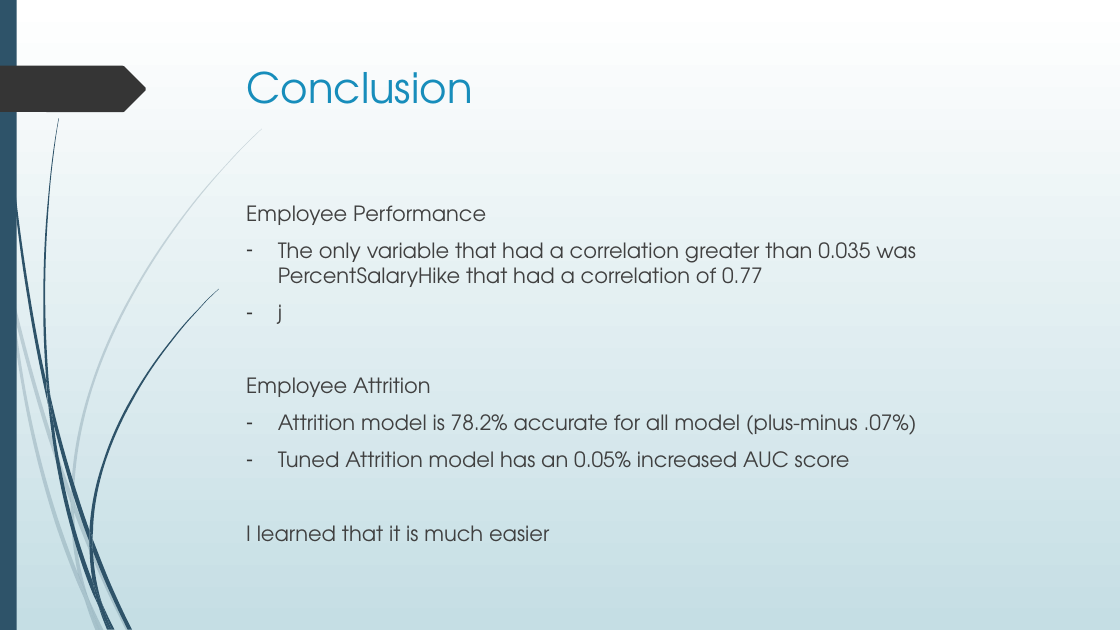
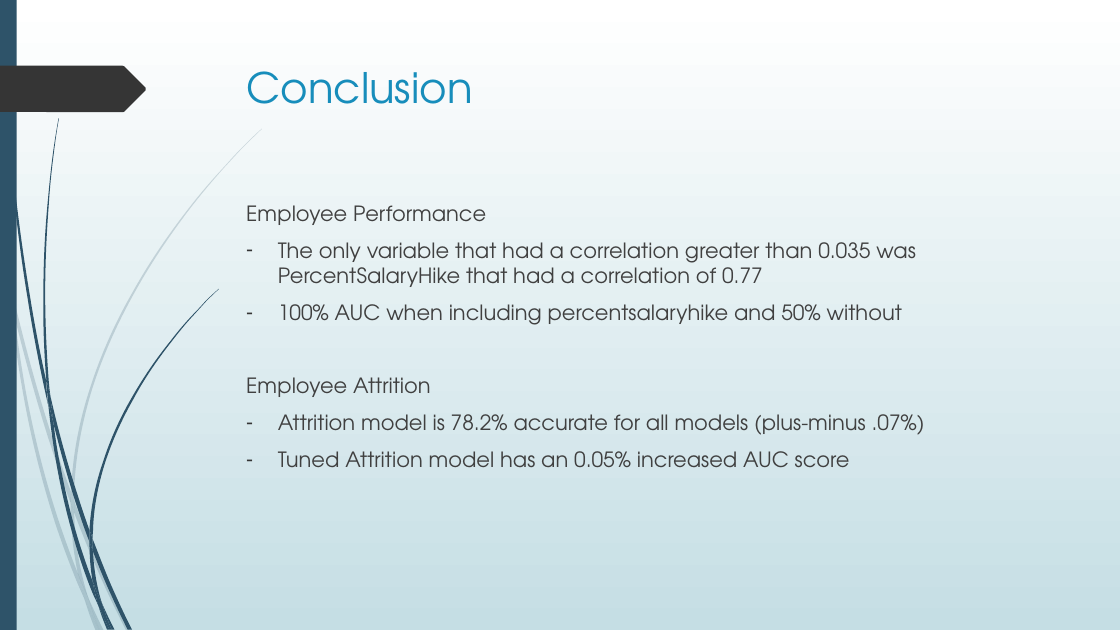
Before and after one commit to mmacrides/Personal-Projects, a slide deck: slide 13 of Employee Attrition - Machine Learning/Project 2 - Employee Attrition.pptx (slide 14 before the commit). Drawn at 1120x630 pixels with LibreOffice and Linux fonts; fonts in the diff are those of the drawing. Boxes give left, top, right and bottom in pixels: in the first picture for what was removed or moved away, otherwise in the second. Text is boxed around its words. In the diff, an @@ line names an element or a change of style, - is before the commit and + after.

```diff
--- a/Employee Attrition - Machine Learning/Project 2 - Employee Attrition.pptx
+++ b/Employee Attrition - Machine Learning/Project 2 - Employee Attrition.pptx
@@ text at (278,304,902,325): text changed @@
-– j
+– 100% AUC when including percentsalaryhike and 50% without
@@ text at (278,414,925,435): text changed @@
-– Attrition model is 78.2% accurate for all model (plus-minus .07%)
+– Attrition model is 78.2% accurate for all models (plus-minus .07%)
@@ text at (246,525,549,541): paragraph removed @@
-I learned that it is much easier
```
Also in this commit, not shown: 9 other slides changed, 1 slide removed, 8 other files.
